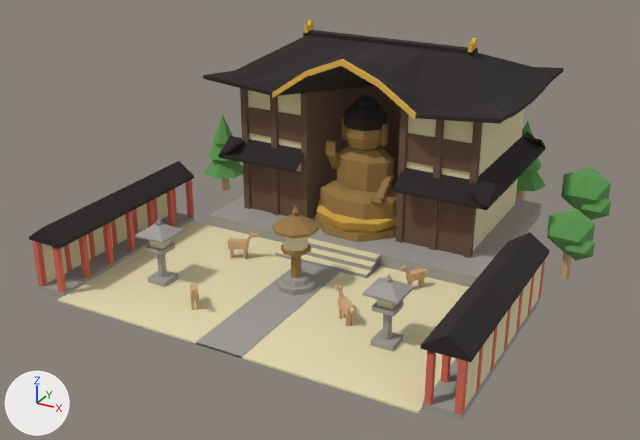
The glTF model public/models/landmarks/todai-ji-daibutsu.glb: old version first, new version second.
Before and after are seen from a 50 mm camera at (14.8, -29.5, 15.4) aimed at (-0.6, -1.6, 1.5). Every picture has the same lights, and +X, +Y and +Z are marked at lower left. The first picture is the older version. Where no turn or scale is listed for an object, it has been applied to the vertices. Vertices at exactly the same position are counted once.

Objects in the first picture: 'todaiji_bronze', 'todaiji_cream', 'todaiji_darkwood', 'todaiji_foliage', 'todaiji_gold', 'todaiji_roof', 'todaiji_stone', 'todaiji_vermilion' and 12 more.
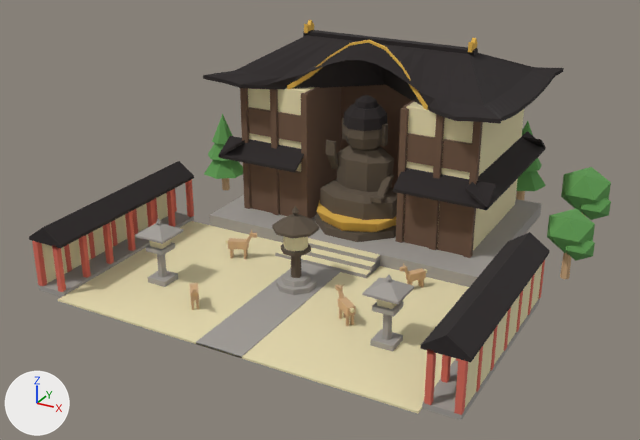
Where the change shows, as pixel boxes (x1, y1, x2, y2) in the pictures (640 x 440 px):
'todaiji_bronze', recoloured (darker)
    both: (272, 118, 397, 278)
'todaiji_gold', reshaped (7% narrower)
    before: (272, 20, 477, 232)
    after: (287, 20, 477, 232)
part 1 of me_todaiji_gold, added
    after: (287, 39, 428, 110)
part 2 of me_todaiji_gold, deleted
    before: (272, 59, 416, 120)
part 3 of me_todaiji_roof, cut back
    before: (204, 38, 484, 121)
    after: (203, 35, 564, 124)

The change, as a list of edits to the scene's bpy script:
```text
Change mat_bronze:
    mat_bronze.base_color: (0.332, 0.195, 0.0595) -> (0.112, 0.0844, 0.0578)  # brown #9c7a45 -> brown #5e5244
Change me_todaiji_gold:
    used by ob_todaiji_gold; location = (0.0, 0.0, 0.0)
    remove me_todaiji_gold.from_pydata(...)  # 60 vertices, 104 faces; spans x -3.68..3.68, y -0.97..3.32, z 0.8..8.17
    add me_todaiji_gold.from_pydata(...)  # 76 vertices, 136 faces; spans x -3.68..3.68, y -0.95..3.32, z 0.8..8.17
    me_todaiji_gold part 1: a new loose piece of 36 vertices spanning x -3.0..3.0, y 0.16..1.36, z 5.91..8.07, in mat_gold (orange #e2b34c)
    me_todaiji_gold part 2: the loose piece of 20 vertices spanning x -3.0..3.0, y -0.97..-0.84, z 5.91..7.77 is deleted
Change me_todaiji_roof:
    used by ob_todaiji_roof; location = (0.0, 0.0, 0.0)
    remove me_todaiji_roof.from_pydata(...)  # 238 vertices, 448 faces; spans x -8.4..8.4, y -9.1..7.1, z 2.0..7.8
    add me_todaiji_roof.from_pydata(...)  # 366 vertices, 704 faces; spans x -8.4..8.4, y -9.1..7.1, z 2.0..8.1
    me_todaiji_roof part 3: 8 vertices moved from x -3.0..3.0, y -0.9, z 6.0..7.1 to x -3.8..3.8, y -0.4..0.2, z 6.0..6.2; 9 vertices removed from x -3.9..3.9, y -0.9..-0.1, z 6.5..7.8; 137 vertices added at x -6.0..6.0, y -0.9..6.9, z 5.9..8.1
```
